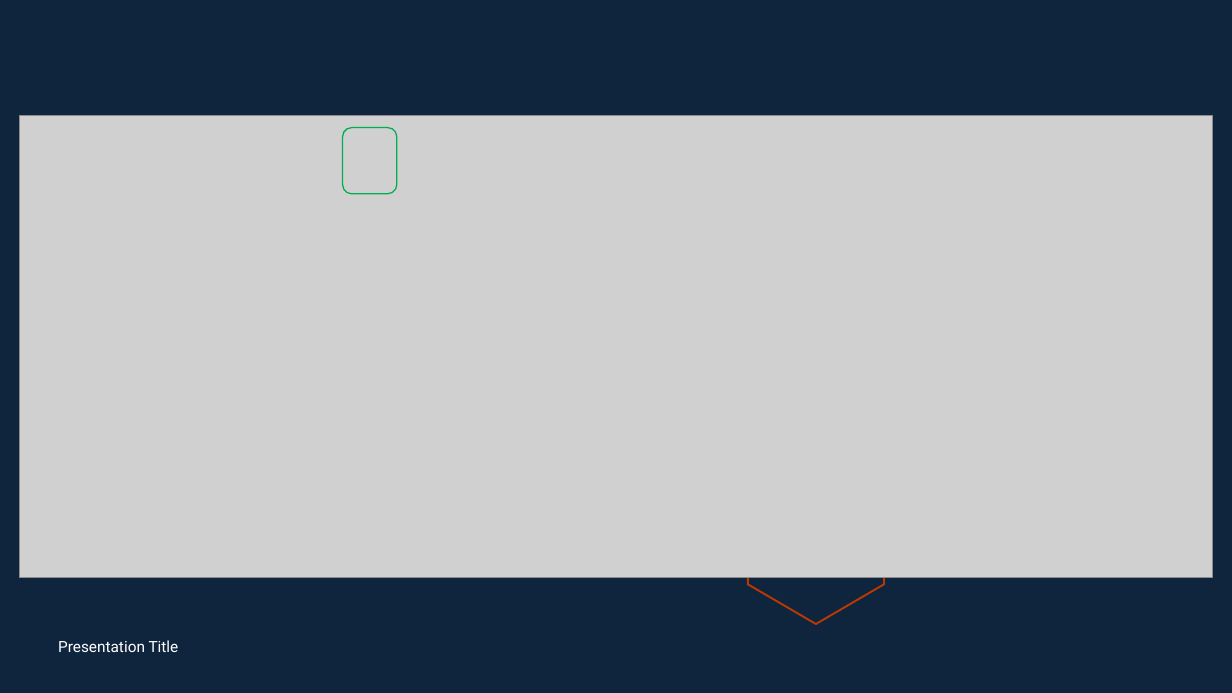
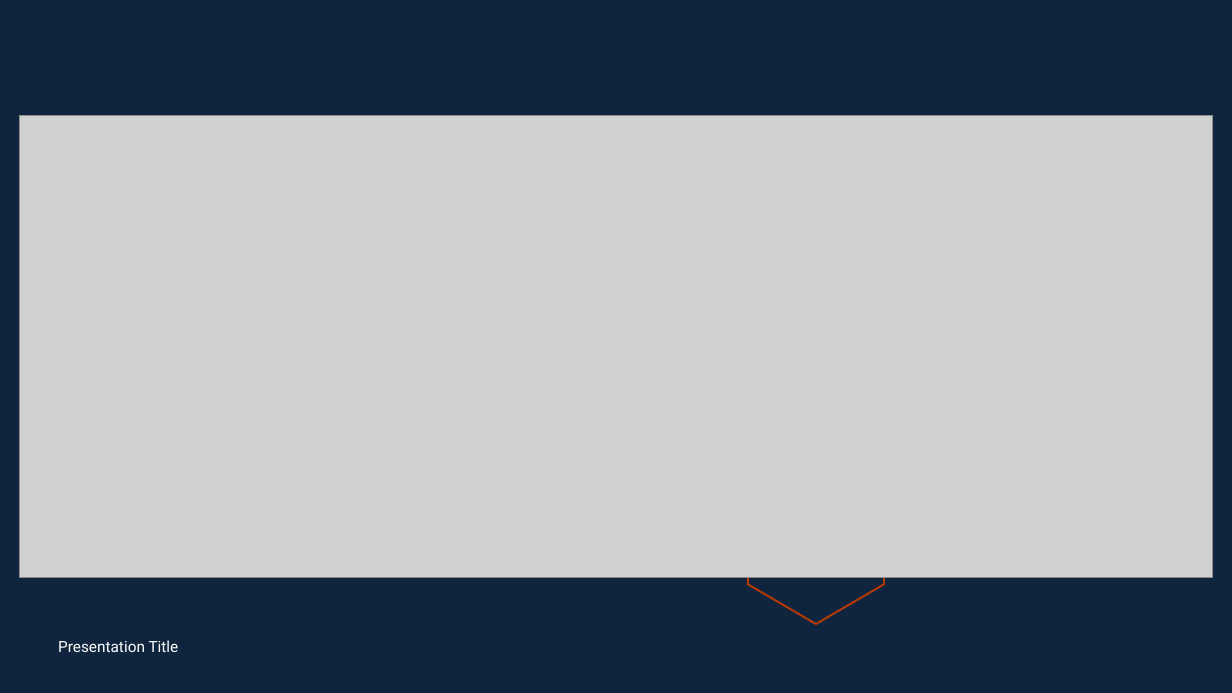
Before and after one commit to MaricrisResma/Detect-Credit-Card-Fraud-DT-RandomForest, a slide deck: slide 10 of DOC/Results_Final.pptx (slide 9 before the commit). Drawn at 1232x693 pixels with LibreOffice and Linux fonts; fonts in the diff are those of the drawing; grey boxes stand for pictures. Boxes give left, top, right and bottom in pixels: in the first picture for what was removed or moved away, otherwise in the second. Text is boxed around its words. In the diff, an @@ line names an element or a change of style, - is before the commit and + after.

```diff
--- a/DOC/Results_Final.pptx
+++ b/DOC/Results_Final.pptx
@@ rounded rectangle removed at (x1=343, y1=128, x2=397, y2=194) @@
```
Also in this commit, not shown: 3 other slides changed, 1 slide added, 9 other files.
